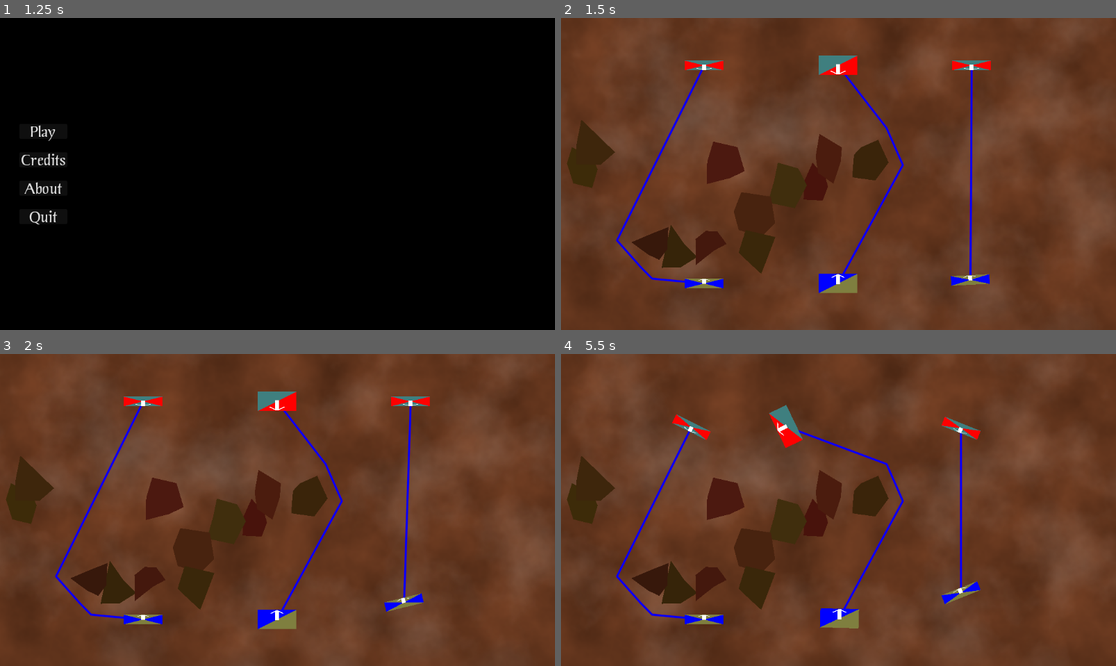
Above: before the commit, frames 1-4 (two rows, left to right).
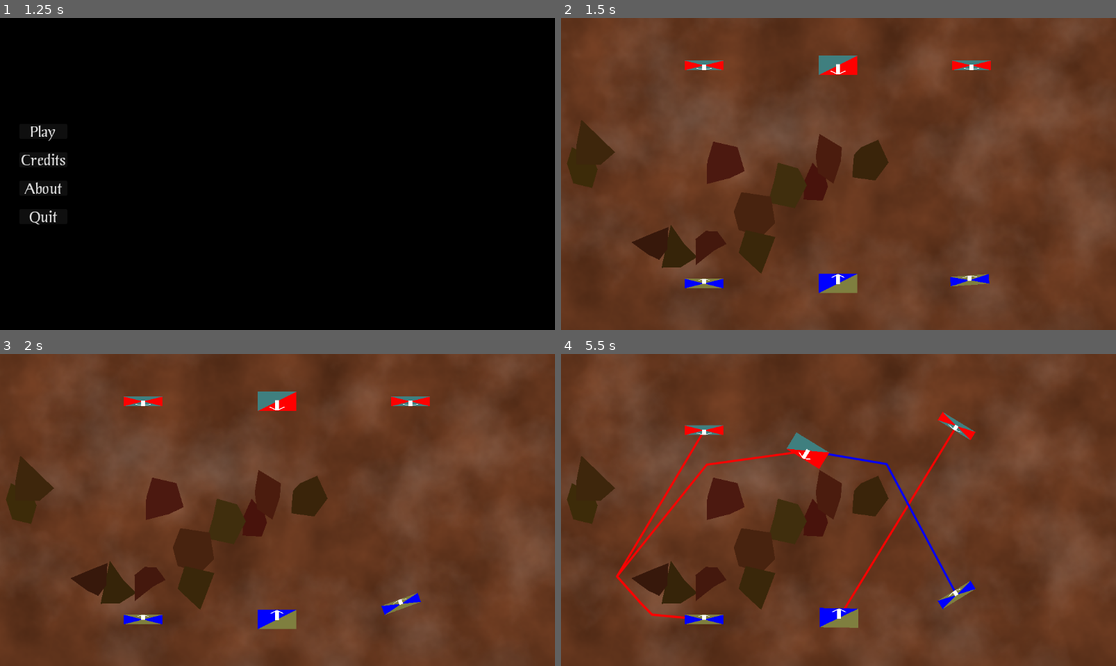
Above: after the commit, the same moments.

Repository: Habidakus/fantasy-battle
Game: Godot game, scene res://Scenes/TopLevelStateMachine.tscn
The game is run twice, just before and just after one commit, with the same random seed, the same clock (stepped at 60 frames per second) and the same inputs.
Inputs (mouse positions are in pixels of both pictures, inside the frame that each line leads up to):
- Up to frame 1 (1.25 s): tap Enter at 0.5 s; move the mouse to (399, 158) at 0.52 s; click (399, 158) at 0.67 s
- Up to frame 2 (1.5 s): click "Play" at 1.25 s
- Up to frame 3 (2 s): no input
- Up to frame 4 (5.5 s): move the mouse to (727, 525) at 2.02 s; click (727, 525) at 2.17 s; move the mouse to (894, 441) at 2.77 s; click (894, 441) at 2.92 s; move the mouse to (810, 572) at 3.52 s; click (810, 572) at 3.67 s; move the mouse to (1005, 556) at 4.27 s; click (1005, 556) at 4.42 s; move the mouse to (672, 463) at 5.02 s; click (672, 463) at 5.17 s

Frame 1 is identical in both runs. In frame 2, 1.2% of the frame differs, in the area x 9-78%, y 16-87%; in frame 3, 1.2%; in frame 4, 3.7%, in the area x 9-76%, y 16-88%.

Commit message:
switch debug squad-to-squad line to show which enemy squad each friendly squad is currently targetting

Diff:
--- a/Scripts/ArmyControllerAction.gd
+++ b/Scripts/ArmyControllerAction.gd
@@ -5,7 +5,7 @@
 var _squad : Squad
 var _action : Action
 var _target : Squad
-var _position : Vector2
+var _position : Vector2 = Vector2.INF
 #var _rotation : float
 #var _jcounter : JCounter = JCounter.Create("ArmyControllerAction")
 
@@ -24,7 +24,7 @@
 			var target_name : String = str(_target)
 			return "%s will charge %s" % [squad_name, target_name]
 		Action.MOVE:
-			if _target != null:
+			if _position != Vector2.INF:
 				var target_name : String = str(_target)
 				return "%s will move towards %s" % [squad_name, target_name]
 			else:
@@ -82,6 +82,7 @@
 		board_state.DelaySquad(_squad.id, _squad.GetMeleeTime())
 
 	if both_alive:
+		board_state.AssignSquadTarget(_squad.id, _target.id)
 		board_state.MarkInCombat(_squad.id, _target.id)
 
 func _apply_charge(actual : bool, board_state : BoardState, rnd : RandomNumberGenerator) -> void:
@@ -98,13 +99,15 @@
 	else:
 		board_state.DelaySquad(_squad.id, _squad.GetChargeTime())
 	if both_alive:
+		board_state.AssignSquadTarget(_squad.id, _target.id)
 		board_state.MarkInCombat(_squad.id, _target.id)
 
 func _apply_move(board_state : BoardState) -> void:
-	if _target != null:
+	if _position != Vector2.INF:
 		board_state.MoveTowardsTarget(_squad.id, _target.id)
 	else:
 		board_state.MoveTowardsLocation(_squad.id, _position)
+	board_state.AssignSquadTarget(_squad.id, _target.id)
 	board_state.DelaySquad(_squad.id, _squad.GetMoveTime())
 
 static func _create(squad : Squad, action : Action) -> ArmyControllerAction:
@@ -131,9 +134,10 @@
 	ret_val._target = target
 	return ret_val
 
-static func CreateMoveTowards(squad : Squad, loc : Vector2) -> ArmyControllerAction:
+static func CreateMoveTowards(squad : Squad, loc : Vector2, target : Squad) -> ArmyControllerAction:
 	var ret_val : ArmyControllerAction = ArmyControllerAction._create(squad, Action.MOVE)
 	ret_val._position = loc
+	ret_val._target = target
 	#ret_val._rotation = squad.position.angle_to(loc)
 	return ret_val
 
--- a/Scripts/BoardState.gd
+++ b/Scripts/BoardState.gd
@@ -26,6 +26,12 @@
 			_turn_order.append(squad)
 	for entry : int in in_combat:
 		_in_combat.append(entry)
+
+func AssignSquadTarget(squad_id : int, target_id : int) -> void:
+	if HasSquad(squad_id) and HasSquad(target_id):
+		GetSquadById(squad_id)._target_id = target_id
+	else:
+		assert(false, "Can't assign target %d to squad %d, as squad or target doesn't exist" % [target_id, squad_id])
 
 func MarkInCombat(left_id : int, right_id : int) -> void:
 	var left_index : int = left_id * 100 + right_id
--- a/Scripts/Squad.gd
+++ b/Scripts/Squad.gd
@@ -25,6 +25,7 @@
 var _default_die_sides : int = 6
 var _formation : Formation = Formation.DOUBLELINE
 var _squad_type : SquadType = SquadType.INFANTRY
+var _target_id : int = -1
 #var _jcounter : JCounter = JCounter.Create("Squad")
 
 func _to_string() -> String:
@@ -53,6 +54,7 @@
 	ret_val.position = position
 	ret_val.rotation = rotation
 	ret_val.id = id
+	ret_val._target_id = _target_id
 	return ret_val
 
 func GetMeleeTime() -> float:
@@ -343,6 +345,7 @@
 						if (dest_and_collision[0] - position).length_squared() < 1:
 							current_index += 1
 							continue
+						dest_and_collision.append(enemy)
 						move_spots.append(dest_and_collision)
 						if dest_and_collision[1] != BoardState.CollisionType.NOTHING:
 							blocked = true
@@ -352,7 +355,7 @@
 							current_index += 1
 		if move_spots.size() < 4:
 			for point in move_spots:
-				ret_val.append(ArmyControllerAction.CreateMoveTowards(self, point[0]))
+				ret_val.append(ArmyControllerAction.CreateMoveTowards(self, point[0], point[2]))
 		else:
 			move_spots.sort_custom(func(a, b) :
 				if a[1] != b[1]:
@@ -369,7 +372,7 @@
 				return l1 > l2
 			)
 			for i in range(3):
-				ret_val.append(ArmyControllerAction.CreateMoveTowards(self, move_spots[i][0]))
+				ret_val.append(ArmyControllerAction.CreateMoveTowards(self, move_spots[i][0], move_spots[i][2]))
 	if ret_val.is_empty():
 		ret_val.append(ArmyControllerAction.CreatePass(self))
 	#assert(!ret_val.is_empty())
--- a/Scripts/TurnEngine.gd
+++ b/Scripts/TurnEngine.gd
@@ -21,11 +21,16 @@
 	actual_squad._units_healthy = new_squad_stats._units_healthy
 	actual_squad._units_wounded = new_squad_stats._units_wounded
 	actual_squad._next_move = new_squad_stats._next_move
+	actual_squad._target_id = new_squad_stats._target_id
+	if _board_state.HasSquad(actual_squad.id) and _board_state.HasSquad(actual_squad._target_id):
+		var squad : Squad = _board_state.GetSquadById(actual_squad.id)
+		var other_squad : Squad = _board_state.GetSquadById(actual_squad._target_id)
+		_state_play.DrawPathLine(squad.id, other_squad.id, squad.GetArmy().GetColor())
 
 func UpdateArmies() -> void:
 	for army : Army in _board_state._armies:
 		for squad : Squad in army._squads:
-			var other_id : int = 1 + (squad.id + 2) % 6
+			var other_id : int = squad._target_id
 			if _board_state.HasSquad(other_id):
 				var other_squad : Squad = _board_state.GetSquadById(other_id)
 				if other_squad != null:
